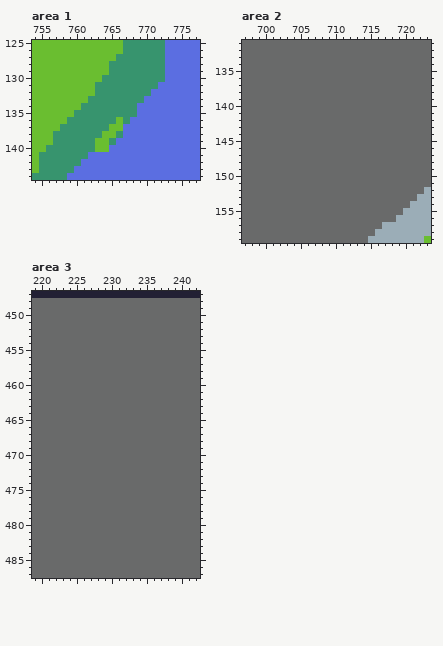
One commit to this pixel-art file: Assets/BG.aseprite. Above, as it was before the edit.
960x540 pixels, 1 frame. Colours within 5 levels of each other are drawn and written as one. Shown: area 1: x 754..777, y 125..144; area 2: x 697..723, y 131..159; area 3: x 219..242, y 447..487. The commit also changed other parts of the picture, which this record leaves out.
The result:
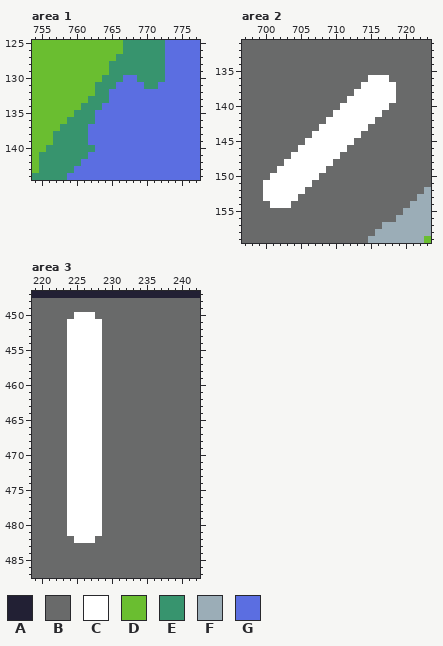
Palette (. is transparent): A #222034  B #696a6a  C #ffffff  D #6abe30  E #37946e  F #9badb7  G #5b6ee1
What changed:
Area 1, layer "Layer 1":
y 130: x 767..768 EE -> GG
y 131: x 766..769 EEEE -> GGGG
y 132: x 765..770 EEEEEE -> GGGGGG
y 133: x 765..769 EEEEE -> GGGGG
y 134: x 764..768 EEEEE -> GGGGG
y 135: x 763..768 EEEEEE -> GGGGGG
y 136: x 763..767 EEEDE -> GGGGG
y 137: x 762..766 EEEDD -> GGGGG
y 138: x 762..766 EEDDE -> GGGGG
y 139: x 762..765 EDDE -> GGGG
y 140: x 763..764 DD -> GG
Area 2, layer "Layer 1":
y 136: x 715..717 BBB -> CCC
y 137: x 714..718 BBBBB -> CCCCC
y 138: x 713..718 BBBBBB -> CCCCCC
y 139: x 712..718 BBBBBBB -> CCCCCCC
y 140: x 711..717 BBBBBBB -> CCCCCCC
y 141: x 710..716 BBBBBBB -> CCCCCCC
y 142: x 709..715 BBBBBBB -> CCCCCCC
y 143: x 708..714 BBBBBBB -> CCCCCCC
y 144: x 707..713 BBBBBBB -> CCCCCCC
y 145: x 706..712 BBBBBBB -> CCCCCCC
y 146: x 705..711 BBBBBBB -> CCCCCCC
y 147: x 704..710 BBBBBBB -> CCCCCCC
y 148: x 703..709 BBBBBBB -> CCCCCCC
y 149: x 702..708 BBBBBBB -> CCCCCCC
y 150: x 701..707 BBBBBBB -> CCCCCCC
y 151: x 700..706 BBBBBBB -> CCCCCCC
y 152: x 700..705 BBBBBB -> CCCCCC
y 153: x 700..704 BBBBB -> CCCCC
y 154: x 701..703 BBB -> CCC
Area 3, layer "Layer 1":
y 450: x 225..227 BBB -> CCC
y 451..481: x 224..228 BBBBB -> CCCCC
y 482: x 225..227 BBB -> CCC
Pixel boxes of the changes (left, top, right, bottom) in both pictures:
changed: (88, 75, 151, 152)
changed: (263, 75, 396, 208)
changed: (67, 312, 102, 543)
